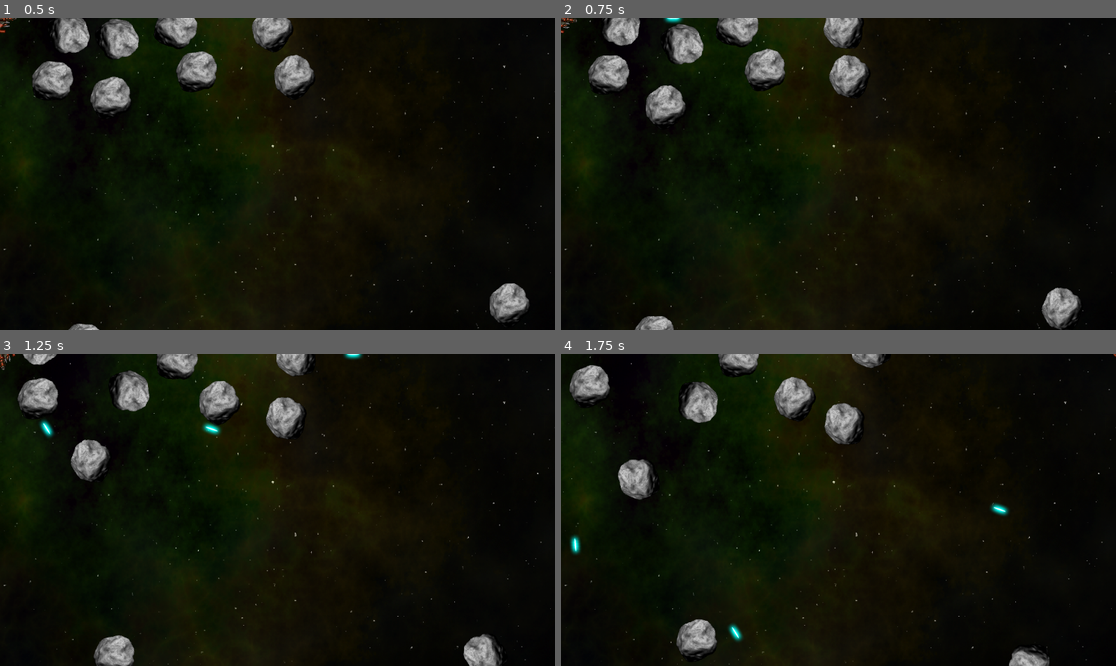
Above: before the commit, frames 1-4 (two rows, left to right).
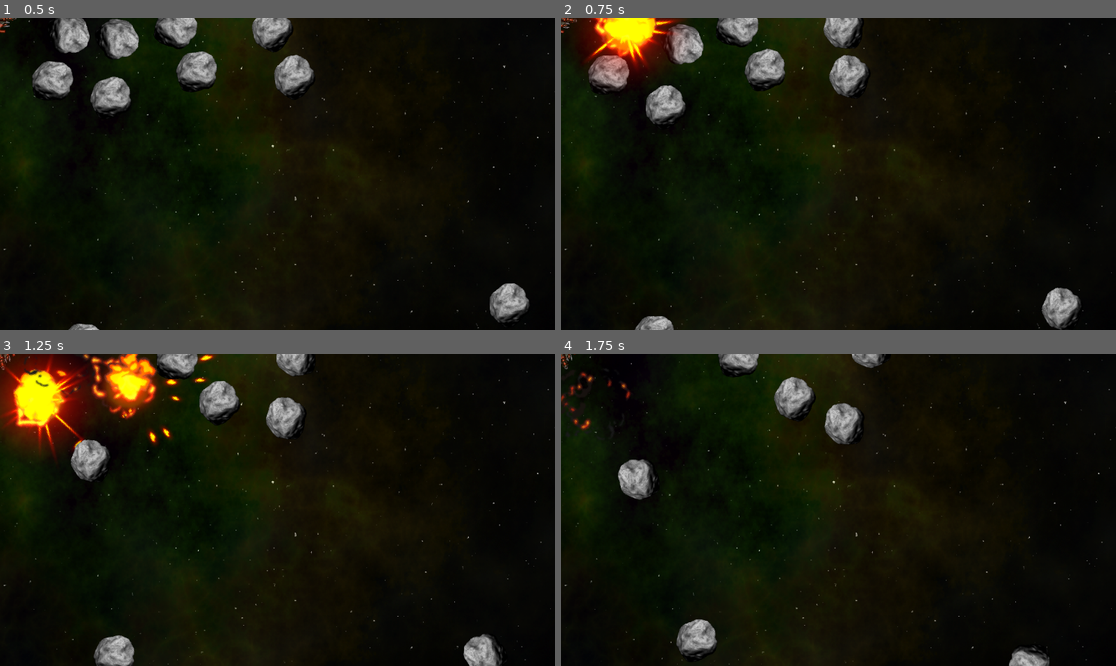
Above: after the commit, the same moments.

Repository: viiiincent/study-spacerocks
Game: Godot game, scene res://main.tscn
Two runs of this game, one before a commit and one after it. Both use one fixed random seed, a clock stepped at 60 frames per second and the inputs below.
Inputs:
- Up to frame 1 (0.5 s): no input
- Up to frame 2 (0.75 s): hold D (rotate_right) from 0.53 s (still down); hold Space (shoot) from 0.53 s (still down)
- Up to frame 3 (1.25 s): keep holding D (rotate_right); keep holding Space (shoot)
- Up to frame 4 (1.75 s): release D (rotate_right) at 1.28 s; release Space (shoot) at 1.28 s; hold A (rotate_left) from 1.28 s (still down); tap Space (shoot) at 1.35 s

Frame 1 is identical in both runs. In frame 2, 2.9% of the frame differs, in the area x 2-23%, y 0-21%; in frame 3, 7.6%, in the area x 0-66%, y 0-35%; in frame 4, 1.9%.

Commit message:
Add rock explosion animation on hit

Diff:
--- /dev/null
+++ b/explosion/Explosion.tscn
@@ -0,0 +1,53 @@
+[gd_scene load_steps=5 format=3 uid="uid://ceok66o8oiu10"]
+
+[ext_resource type="Texture2D" uid="uid://bx5ohv0wyp6vm" path="res://assets/explosion.png" id="1_eihg7"]
+
+[sub_resource type="Animation" id="Animation_y3jet"]
+resource_name = "explosion"
+length = 0.64
+tracks/0/type = "value"
+tracks/0/imported = false
+tracks/0/enabled = true
+tracks/0/path = NodePath("Explosion:frame")
+tracks/0/interp = 1
+tracks/0/loop_wrap = true
+tracks/0/keys = {
+"times": PackedFloat32Array(0, 0.6),
+"transitions": PackedFloat32Array(1, 1),
+"update": 0,
+"values": [0, 63]
+}
+
+[sub_resource type="Animation" id="Animation_5251c"]
+length = 0.001
+tracks/0/type = "value"
+tracks/0/imported = false
+tracks/0/enabled = true
+tracks/0/path = NodePath("Explosion:frame")
+tracks/0/interp = 1
+tracks/0/loop_wrap = true
+tracks/0/keys = {
+"times": PackedFloat32Array(0),
+"transitions": PackedFloat32Array(1),
+"update": 1,
+"values": [63]
+}
+
+[sub_resource type="AnimationLibrary" id="AnimationLibrary_ko2bu"]
+_data = {
+"RESET": SubResource("Animation_5251c"),
+"explosion": SubResource("Animation_y3jet")
+}
+
+[node name="Explosion" type="Node2D"]
+
+[node name="Explosion" type="Sprite2D" parent="."]
+texture = ExtResource("1_eihg7")
+hframes = 8
+vframes = 8
+frame = 63
+
+[node name="AnimationPlayer" type="AnimationPlayer" parent="."]
+libraries = {
+"": SubResource("AnimationLibrary_ko2bu")
+}
--- a/rock/Rock.gd
+++ b/rock/Rock.gd
@@ -5,6 +5,7 @@
 var radius
 var scale_factor = 0.2
 
+signal exploded
 
 # Called when the node enters the scene tree for the first time.
 func _ready():
@@ -15,6 +16,7 @@
 	position = _position
 	size = _size
 	mass = 1.5 * size
+	$Explosion.scale = Vector2.ONE * 0.75 * size
 
 	$Sprite2D.scale = Vector2.ONE * scale_factor * size
 	var shape = CircleShape2D.new()
@@ -32,6 +34,17 @@
 	physics_state.transform = xform
 
 
+func explode():
+	$CollisionShape2D.set_deferred("disabled", true)
+	$Sprite2D.hide()
+	$Explosion/AnimationPlayer.play("explosion")
+	$Explosion.show()
+	exploded.emit(size, radius, position, linear_velocity)
+	linear_velocity = Vector2.ZERO
+	angular_velocity = 0
+	await $Explosion/AnimationPlayer.animation_finished
+	queue_free()
+
 # Called every frame. 'delta' is the elapsed time since the previous frame.
 func _process(delta):
 	pass
--- a/rock/Rock.tscn
+++ b/rock/Rock.tscn
@@ -1,12 +1,13 @@
-[gd_scene load_steps=4 format=3 uid="uid://dwspmijmtkgvs"]
+[gd_scene load_steps=5 format=3 uid="uid://dwspmijmtkgvs"]
 
 [ext_resource type="Script" path="res://rock/Rock.gd" id="1_dgwog"]
 [ext_resource type="Texture2D" uid="uid://bgtkjrsaftfc2" path="res://assets/rock.png" id="1_ruwco"]
+[ext_resource type="PackedScene" uid="uid://ceok66o8oiu10" path="res://explosion/Explosion.tscn" id="3_lbtl4"]
 
 [sub_resource type="PhysicsMaterial" id="PhysicsMaterial_vep0c"]
 bounce = 1.0
 
-[node name="Rock" type="RigidBody2D"]
+[node name="Rock" type="RigidBody2D" groups=["rocks"]]
 physics_material_override = SubResource("PhysicsMaterial_vep0c")
 linear_damp_mode = 1
 angular_damp_mode = 1
@@ -16,3 +17,6 @@
 texture = ExtResource("1_ruwco")
 
 [node name="CollisionShape2D" type="CollisionShape2D" parent="."]
+
+[node name="Explosion" parent="." instance=ExtResource("3_lbtl4")]
+visible = false
